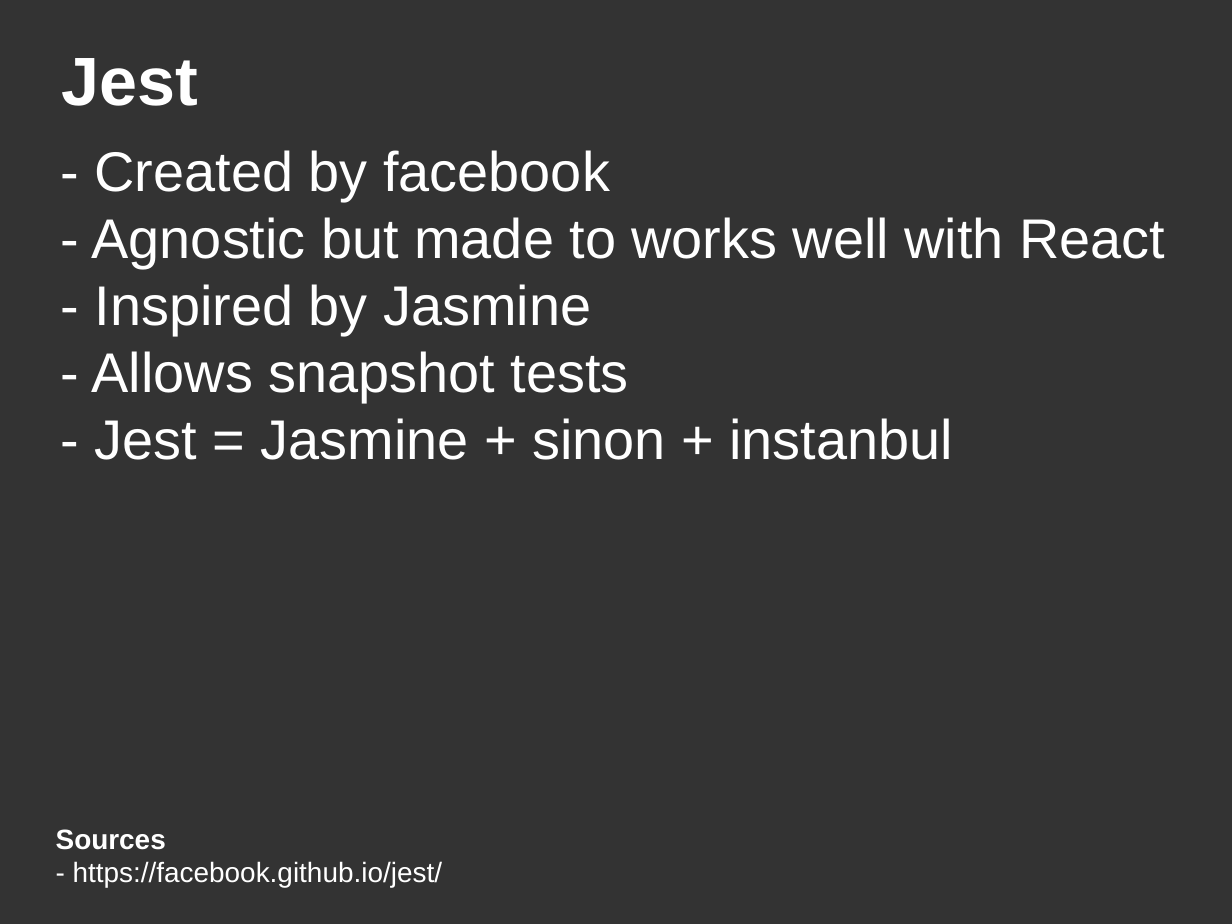
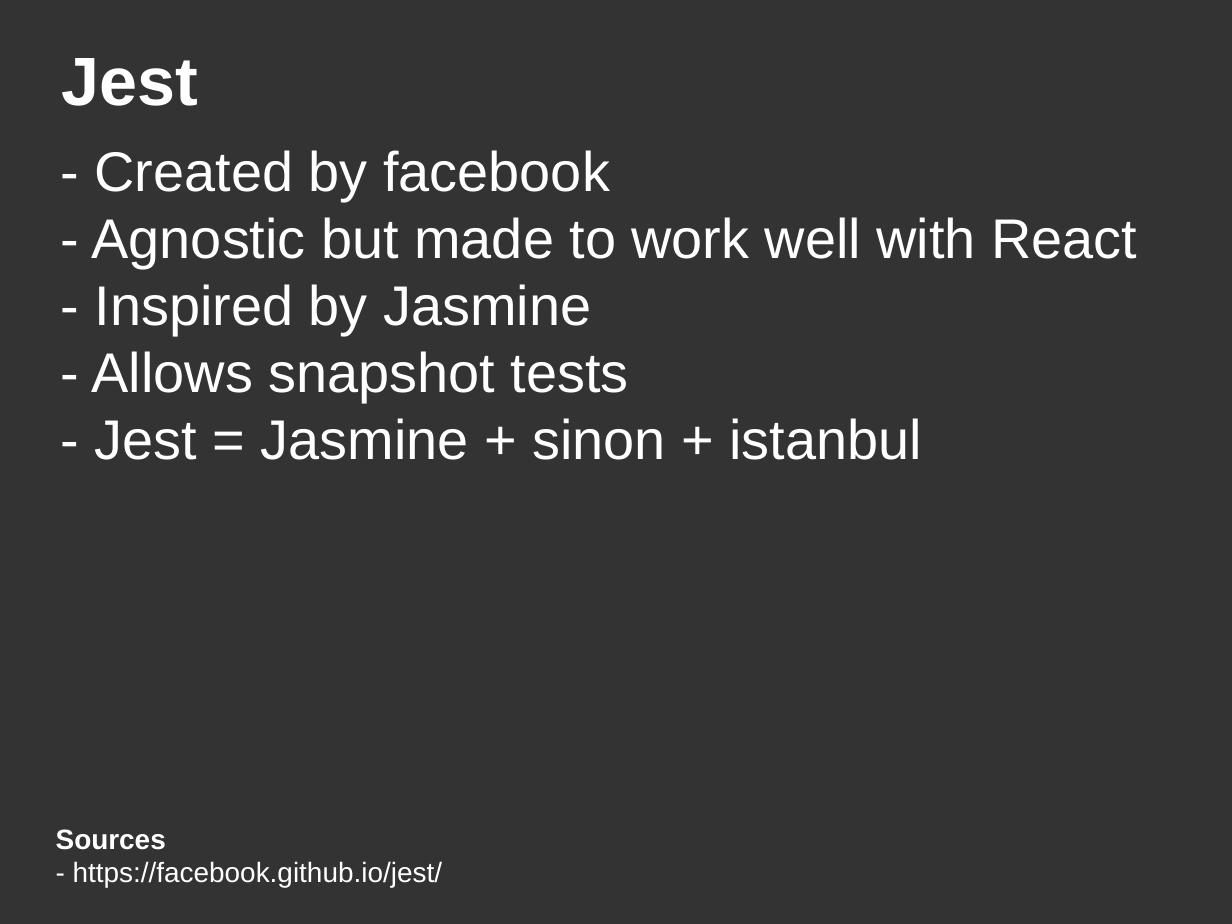
Before and after one commit to DanYellow/presentations, a slide deck: slide 12 of unit-tests/presentation.odp (slide 13 before the commit). Drawn at 1232x924 pixels with LibreOffice and Linux fonts; fonts in the diff are those of the drawing. Boxes give left, top, right and bottom in pixels: in the first picture for what was removed or moved away, otherwise in the second. Text is boxed around its words. In the diff, an @@ line names an element or a change of style, - is before the commit and + after.

```diff
--- a/unit-tests/presentation.odp
+++ b/unit-tests/presentation.odp
@@ title at <box>92,150,1137,460</box>: text changed @@
-- Created by facebook
-- Agnostic but made to works well with React
-- Inspired by Jasmine
-- Allows snapshot tests
-- Jest = Jasmine + sinon + instanbul
+- Created by facebook
+- Agnostic but made to work well with React
+- Inspired by Jasmine
+- Allows snapshot tests
+- Jest = Jasmine + sinon + istanbul
```
Also in this commit, not shown: 3 other slides changed, 2 slides added, 1 slide removed, 3 other files.
